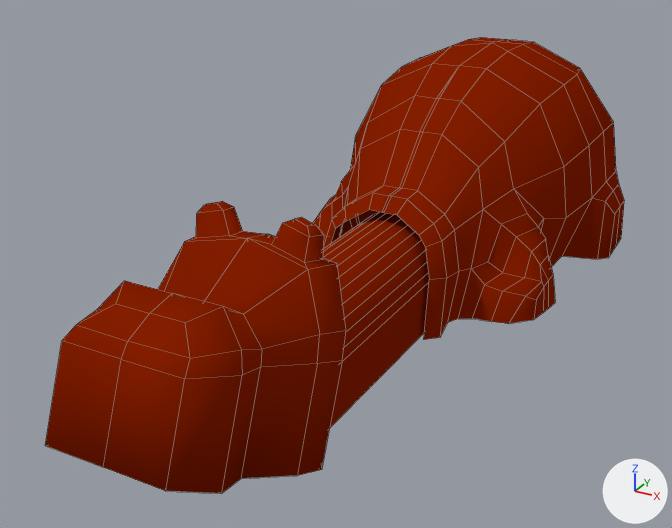
What one commit did to the Blender file Hippo/Assets/Resources/Actor/Hippo/Objects/hippo.blend.
One viewpoint serves both versions: a camera (50 mm lens) standing at (9.6, -15.4, 11.2) and looking at (-0.9, 3.7, 1.7). Arrows for +X, +Y and +Z are at lower right; the lights stay in place. Both versions are drawn at frame 12 of the action 'Cube.001Action'; the numbers are the values there. Mesh edges are drawn as thin lines.

Script lines for the objects in view, before the commit:
```python
me_cube = bpy.data.meshes.new('Cube')
me_cube.from_pydata(...)  # 108 vertices, 86 faces; spans x -4.24..0.04, y -5.5..6.3, z -3.05..3.01
me_cube.polygons.foreach_set('use_smooth', [True] * 86)
me_cube.materials.append(mat_body)  # its picture is missing
me_cube_001 = bpy.data.meshes.new('Cube.001')
me_cube_001.from_pydata(...)  # 90 vertices, 88 faces; spans x -1.45..0.02, y -0.4..3.15, z -0.34..2.96
me_cube_001.polygons.foreach_set('use_smooth', [True] * 88)
me_cube_001.materials.append(mat_head)  # its picture is missing
me_cylinder = bpy.data.meshes.new('Cylinder')
me_cylinder.from_pydata(...)  # 38 vertices, 18 faces; spans x -1.0..1.0, y -1.0..1.01, z -1.0..1.0
me_cylinder.polygons.foreach_set('use_smooth', [True] * 18)
me_cylinder.materials.append(mat_neck)  # its picture is missing
ob_body = bpy.data.objects.new('Body', me_cube)
ob_body.location = (0.02, 10.22, 3.05)
ob_body.rotation_euler = (0.0, 0.0, -3.142)  # degrees (0, 0, -180)
_m = ob_body.modifiers.new('Mirror', 'MIRROR')
_m.merge_threshold = 0.0449
ob_head = bpy.data.objects.new('Head', me_cube_001)
ob_head.location = (-0.01, -1.67, 0.52)
ob_head.rotation_euler = (0.38, -0.0000237, -3.142)  # degrees (22, 0, -180)
ob_head.scale = (1.44, 1.44, 1.44)
_m = ob_head.modifiers.new('Mirror', 'MIRROR')
_m.merge_threshold = 0.02
ob_neck = bpy.data.objects.new('Neck', me_cylinder)
ob_neck.location = (0.01, 1.91, 1.39)
ob_neck.rotation_euler = (-1.571, 0.0, 0.0)  # degrees (-90, 0, 0)
ob_neck.scale = (1.34, 1.34, 3.39)
```
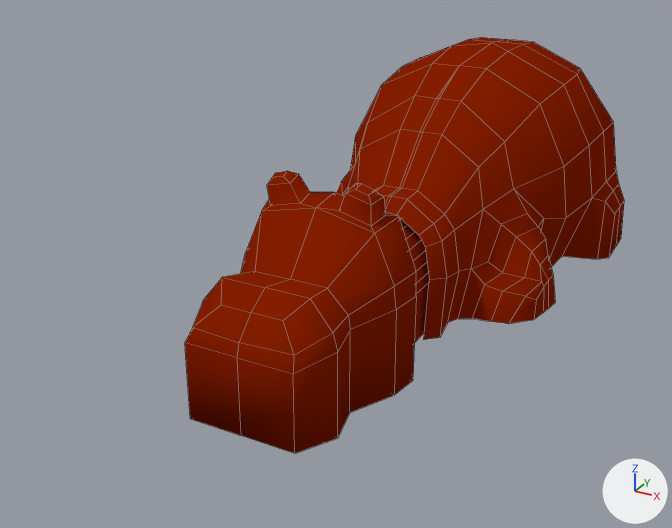
Location of each change, (x1, y1, x2, y2) in pixels of the pictures (672 x 528 px):
'Head', moved, turned: before (45, 201, 346, 493); after (185, 171, 416, 453)
'Neck', unchanged, covered by the edit: before (323, 212, 429, 429); after (400, 218, 429, 342)

What changed in the scene script:
```text
Change ob_head:
    ob_head.location: (-0.01, -1.67, 0.52) -> (-0.01, 2.47, 0.52)
    ob_head.rotation_euler: (0.38, -0.0000237, -3.142) -> (0.0, 0.0, -3.142)  # degrees (22, 0, -180) -> degrees (0, 0, -180)
```
